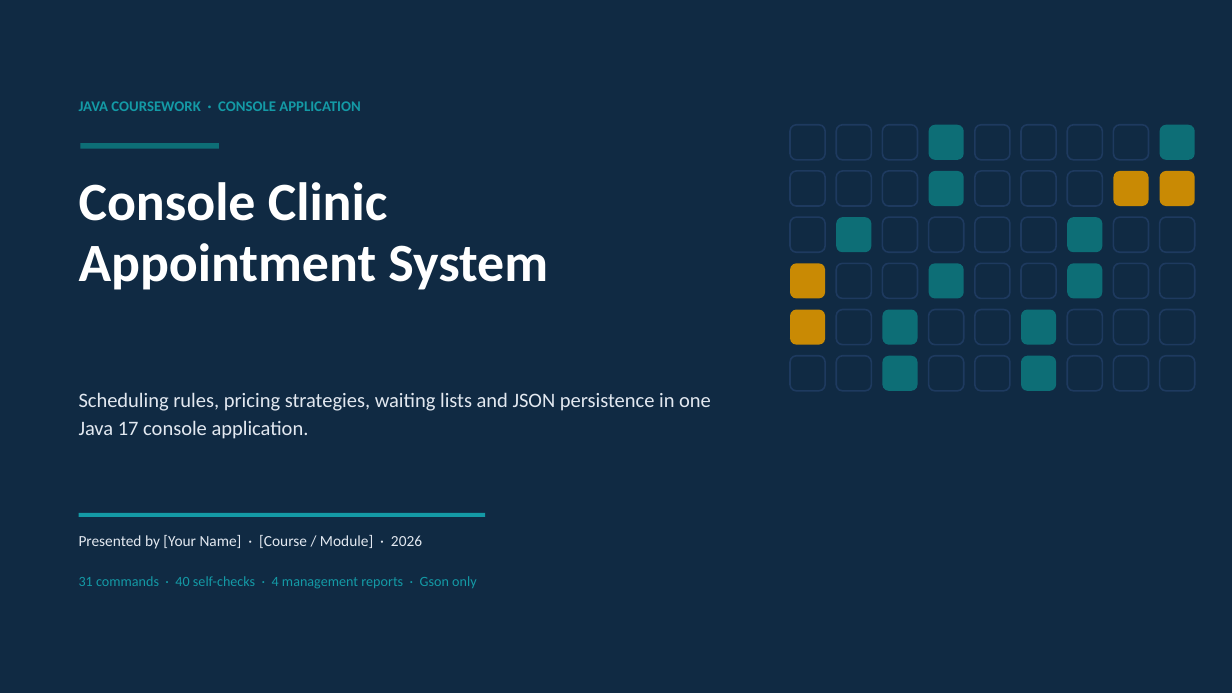
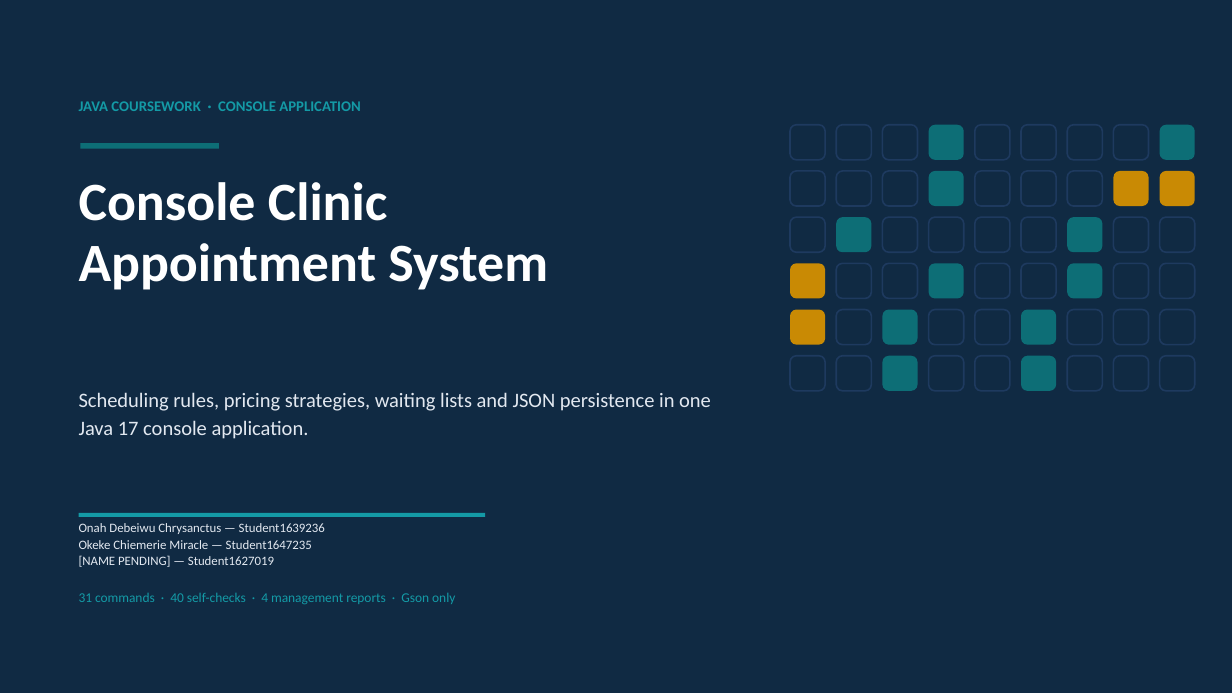
Before and after one commit to K1NGLuFFY/clinical_java_project, a slide deck: slide 1 of docs/Clinic_Appointment_System_Presentation.pptx. Drawn at 1232x693 pixels with LibreOffice and Linux fonts; fonts in the diff are those of the drawing. Boxes give left, top, right and bottom in pixels: in the first picture for what was removed or moved away, otherwise in the second. Text is boxed around its words. In the diff, an @@ line names an element or a change of style, - is before the commit and + after.

Commit message:
docs(team): add contributor details to Office deliverables
Update both document generators and regenerate the DOCX and 16-slide PPTX with the supplied team names and pending placeholders.

```diff
--- a/docs/Clinic_Appointment_System_Presentation.pptx
+++ b/docs/Clinic_Appointment_System_Presentation.pptx
@@ text at <box>79,523,325,567</box>: text changed; size 12 to 10 pt @@
-Presented by [Your Name] · [Course / Module] · 2026
+Onah Debeiwu Chrysanctus — Student1639236
+Okeke Chiemerie Miracle — Student1647235
+[NAME PENDING] — Student1627019
@@ text "31 commands · 40 self-checks ...": place and size @@
-text "31 commands · 40 self-checks ..." at <box>79,576,477,589</box>
+text "31 commands · 40 self-checks ..." at <box>79,593,455,604</box>
@@ text "31 commands · 40 self-checks ..." at <box>79,593,455,604</box>: size 11 to 10.5 pt @@
```
Also in this commit, not shown: 1 other slide changed, 4 other files.
